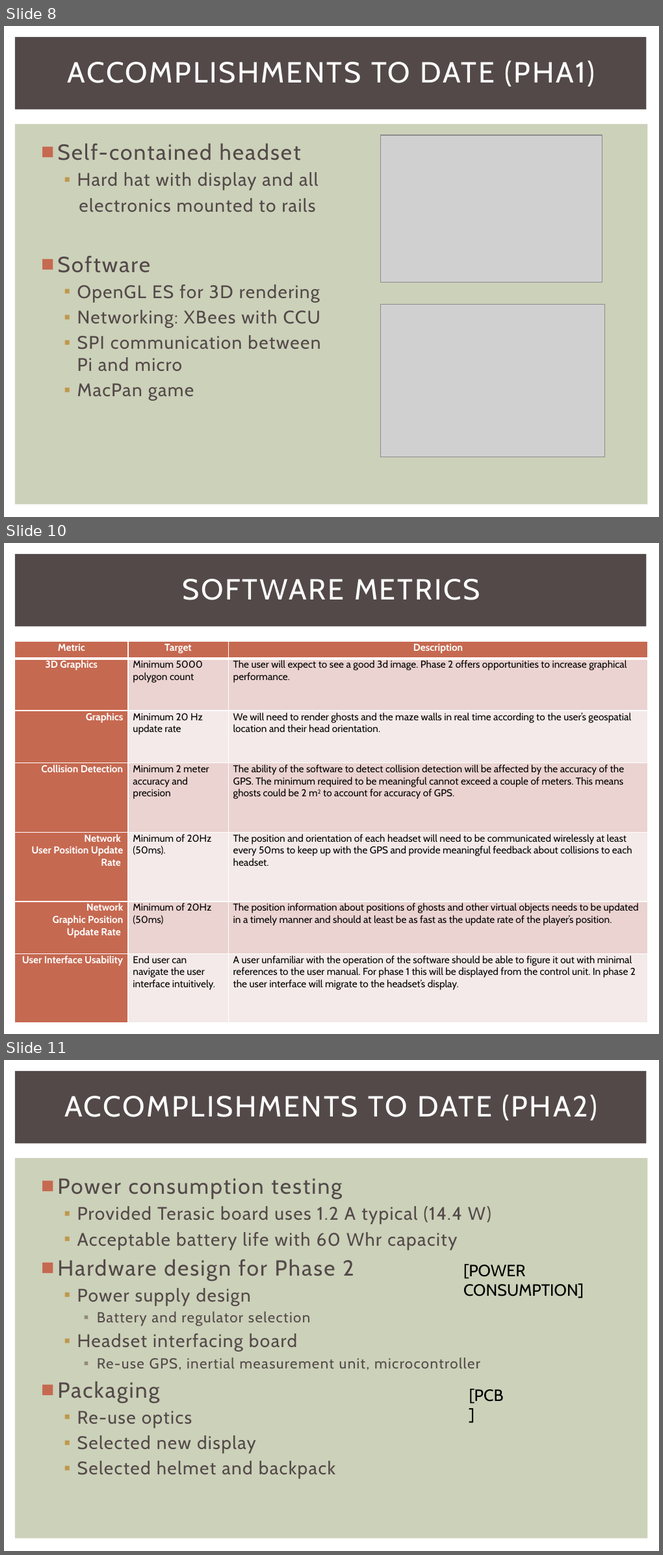
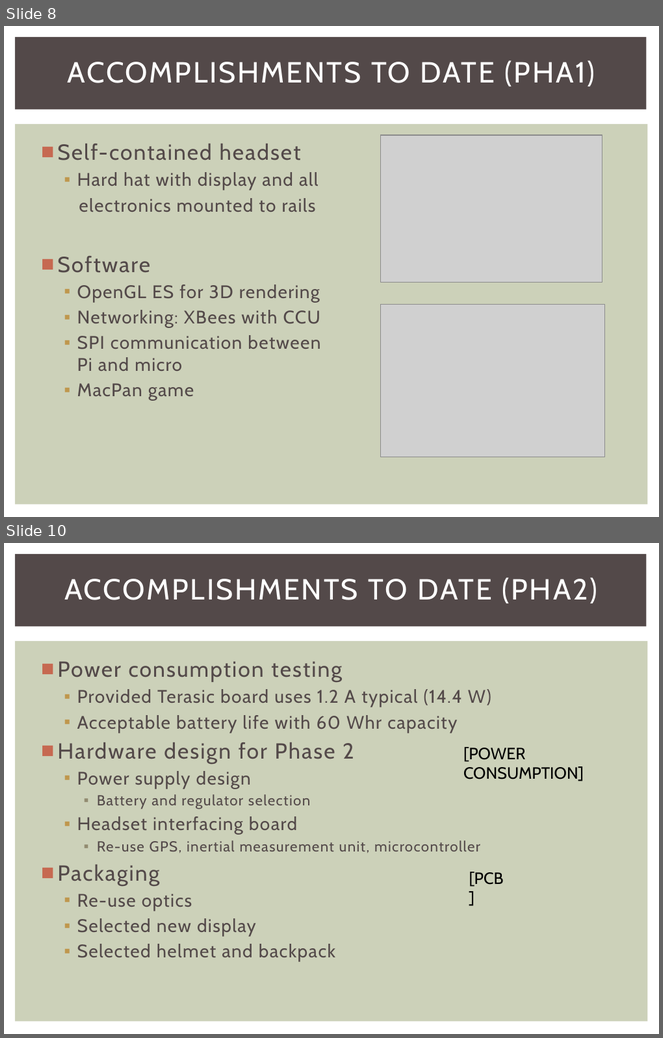
Before and after one commit to snowpuppy/augreality, a slide deck: doc/AugRealityMidReview.pptx. Shown one above the other, each under a label of ours: slides 8, 10 and 11 before the commit, slides 8 and 10 after it; the slides between them are not shown. The pictures are 663x1555 and 663x1038 pixels, drawn with LibreOffice and Linux fonts; fonts in the diff are those of the drawing; grey boxes stand for pictures. Boxes give left, top, right and bottom in pixels: in the first picture for what was removed or moved away, otherwise in the second. Text is boxed around its words. In the diff, an @@ line names an element or a change of style, - is before the commit and + after.

```diff
--- a/doc/AugRealityMidReview.pptx
+++ b/doc/AugRealityMidReview.pptx
@@ slide 10 removed at [4,543,659,1034], background #FFFFFF; not listed: 2 template elements that a slide beside it also shows @@
@@ title removed at [182,579,480,600] @@
-SOFTWARE METRICS
@@ table removed at [15,641,649,1023], 7 rows, 3 columns @@
-Metric | Target | Description
-3D Graphics | Minimum 5000 polygon count | The user will expect to see a good 3d image. Phase 2 offers opportunities to increase graphical performance.
-Graphics | Minimum 20 Hz update rate | We will need to render ghosts and the maze walls in real time according to the user’s geospatial location and their head orientation.
-Collision Detection | Minimum 2 meter accuracy and precision | The ability of the software to detect collision detection will be affected by the accuracy of the GPS. The minimum required to be meaningful cannot exceed a couple of meters. This means ghosts could be 2 m2 to account for accuracy of GPS.
-Network / User Position Update Rate | Minimum of 20Hz (50ms). | The position and orientation of each headset will need to be communicated wirelessly at least every 50ms to keep up with the GPS and provide meaningful feedback about collisions to each headset.
-Network / Graphic Position Update Rate | Minimum of 20Hz / (50ms) | The position information about positions of ghosts and other virtual objects needs to be updated in a timely manner and should at least be as fast as the update rate of the player’s position.
-User Interface Usability | End user can navigate the user interface intuitively. | A user unfamiliar with the operation of the software should be able to figure it out with minimal references to the user manual. For phase 1 this will be displayed from the control unit. In phase 2 the user interface will migrate to the headset’s display.
@@ what was slide 11 is now slide 10 @@
```
Also in this commit, not shown: 2 slides changed, 4 slides added, 1 other slide removed.
